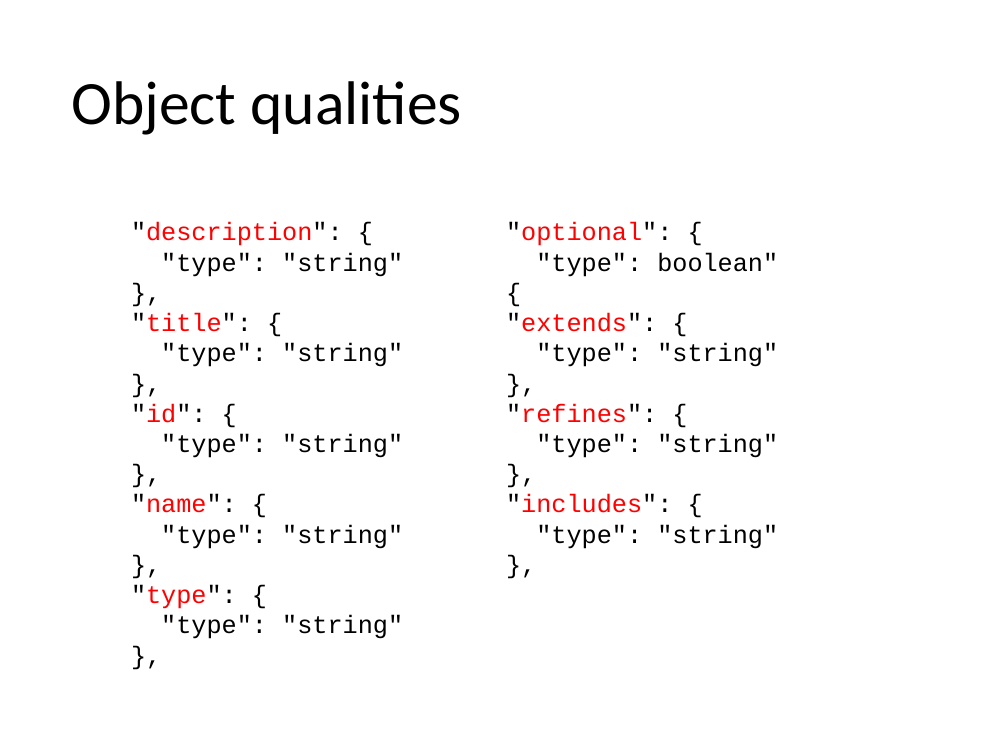
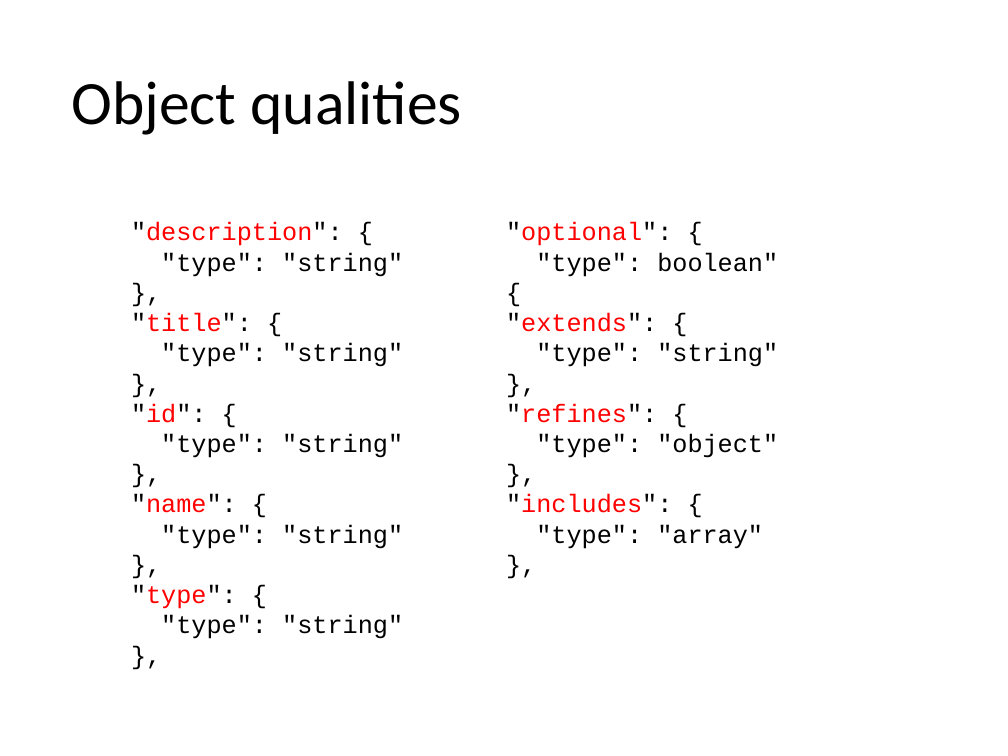
Before and after one commit to mjkoster/ODM-Examples, a slide deck: slide 12 of sdf.pptx. Drawn at 1008x756 pixels with LibreOffice and Linux fonts; fonts in the diff are those of the drawing. Boxes give left, top, right and bottom in pixels: in the first picture for what was removed or moved away, otherwise in the second. Text is boxed around its words. In the diff, an @@ line names an element or a change of style, - is before the commit and + after.

```diff
--- a/sdf.pptx
+++ b/sdf.pptx
@@ text at <box>536,434,778,458</box>: text changed @@
-"type": "string"
+"type": "object"
@@ text at <box>536,524,763,549</box>: text changed @@
-"type": "string"
+"type": "array"
```
Also in this commit, not shown: 3 other slides changed, 1 other file.
